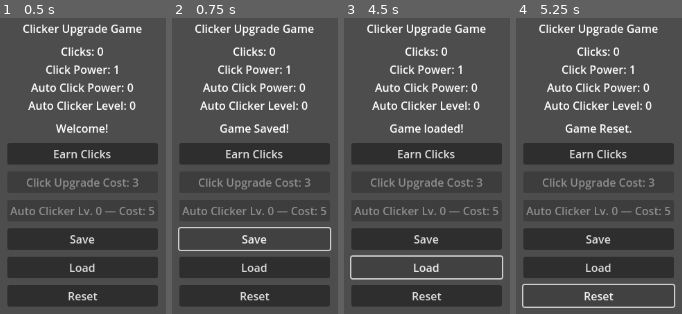
Above: before the commit, frames 1-4 (left to right).
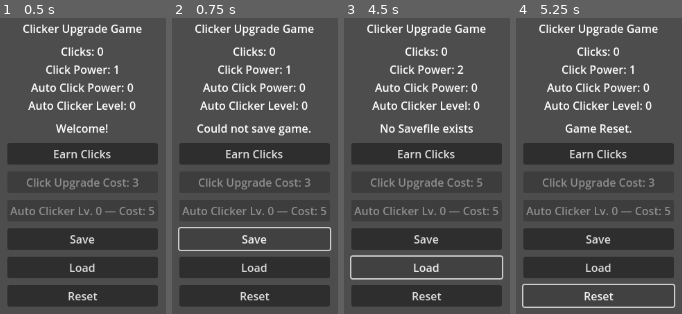
Above: after the commit, the same moments.

Repository: fehudma/godot_projects
Game: Godot game, scene res://Scenes/main.tscn
Same seed, same stepped clock (60 frames per second), same inputs: the game is played once before the commit and once after it.
Inputs:
- Up to frame 1 (0.5 s): no input
- Up to frame 2 (0.75 s): click "Save" at 0.5 s
- Up to frame 3 (4.5 s): click "Earn Clicks" at 1.25 s; click "Earn Clicks" at 2 s; click "Earn Clicks" at 2.75 s; click "Click Upgrade Cost: 3" at 3.5 s; click "Load" at 4.25 s
- Up to frame 4 (5.25 s): click "Reset" at 5 s

Frame 1 is identical in both runs. In frame 2, 1.2% of the frame differs, in the area x 15-84%, y 35-40%; in frame 3, 1.1%; in frame 4, nothing differs.

Commit message:
save button null check

Diff:
--- a/Scripts/main.gd
+++ b/Scripts/main.gd
@@ -13,7 +13,8 @@
 const PASSIVE_CLICKS_INCREASE: int = 1
 const STARTING_AUTO_CLICKER_LEVEL: int = 0
 const PASSIVE_INCOME_INTERVAL: float = 1.0
-const SAVE_FILE_PATH: String = "user://savegame.json"
+#const SAVE_FILE_PATH: String = "user://savegame.json"
+const SAVE_FILE_PATH: String = "zalupa://savegame.json"
 #========================================
 var clicks: int = STARTING_CLICKS
 var clicks_per_click: int = STARTING_CLICKS_PER_CLICK
@@ -126,8 +127,13 @@
 	var save_data: Dictionary = collect_save_data()
 	var json_text: String = JSON.stringify(save_data)
 	var save_file: FileAccess = FileAccess.open(SAVE_FILE_PATH, FileAccess.WRITE)
+
+	if save_file == null:
+		message_label.text = "Could not save game."
+		return
+
 	save_file.store_string(json_text)
-	message_label.text = "Game Saved!"
+	message_label.text = "Game saved."
 
 
 func _on_load_button_pressed() -> void:
